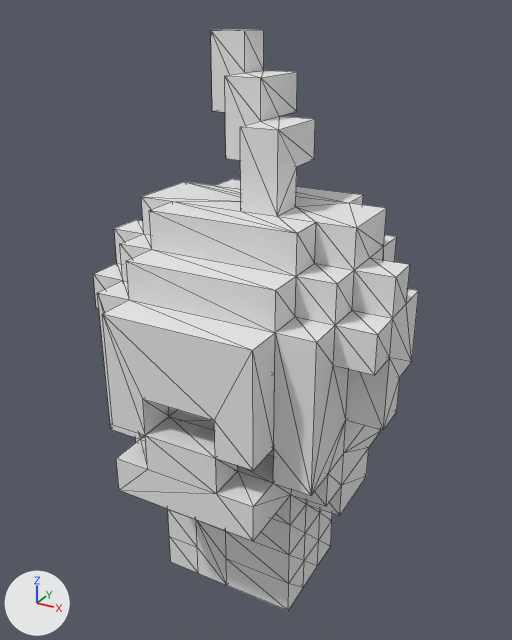
One commit to the OBJ model Assets/3dModels/Player/body.obj: the scene before it, then after it.
One viewpoint serves both versions: a 50 mm camera at (0.845, -1.46, 1.75) aimed at (-0.014, 0.102, 0.97). Lighting does not change. The marker at lower left points along +X, +Y and +Z. Mesh edges are drawn as thin lines. Where no turn or scale is listed for an object, it has been applied to the vertices. Vertices at the same position are counted once.

In view in the first picture: 'Untitled'.
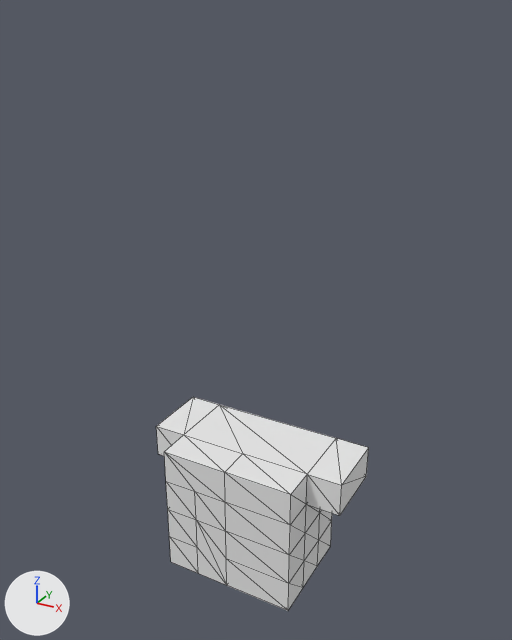
Changed parts and their boxes [x1, y1, x2, y2] in the pictures (512 x 640 px):
```json
{"object": "Untitled", "change": "reshaped", "before": [93, 29, 419, 611], "after": [156, 397, 369, 611], "on screen": "35% narrower, 63% shorter"}
{"part": 1, "of": "me_untitled", "change": "cut back", "before": [93, 29, 419, 541], "after": [157, 397, 369, 494]}
```

Edits to the scene script, one JSON object a line:
```json
{"block": "me_untitled", "where": "# used by ob_untitled; location = (0.0, 0.0, 0.0)"}
{"op": "remove", "block": "me_untitled", "code": "me_untitled.from_pydata(...)  # 233 vertices, 474 faces; spans x -0.4..0.4, y -0.3..0.5, z 0.2..1.7"}
{"op": "add", "block": "me_untitled", "code": "me_untitled.from_pydata(...)  # 61 vertices, 118 faces; spans x -0.3..0.3, y -0.1..0.2, z 0.2..0.6"}
{"block": "me_untitled", "change": "me_untitled part 1"}
{"block": "me_untitled", "change": "173 vertices are removed from x -0.4..0.4, y -0.3..0.5, z 0.6..1.7"}
{"block": "me_untitled", "change": "367 faces are deleted"}
{"block": "me_untitled", "change": "1 vertex is added at (0.0, 0.0, 0.6)"}
{"block": "me_untitled", "change": "11 new faces join them"}
```
